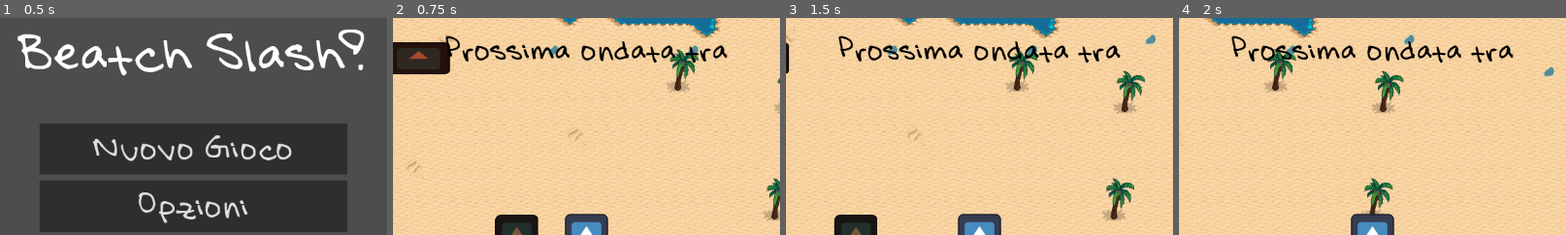
Above: before the commit, frames 1-4 (left to right).
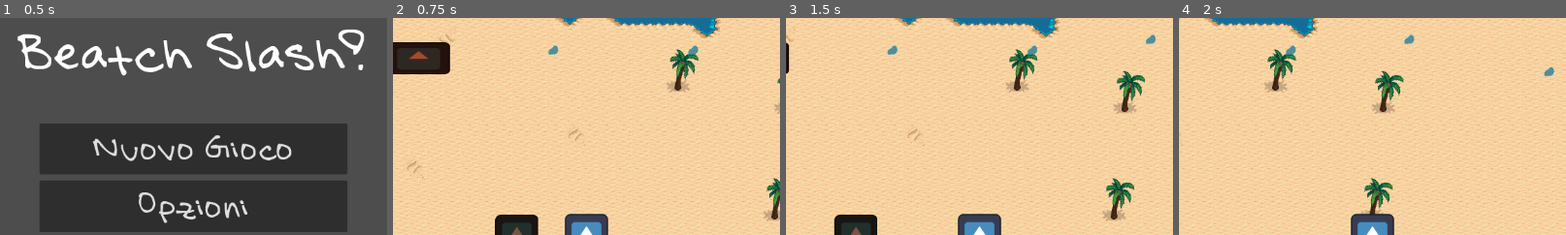
Above: after the commit, the same moments.

Repository: xMarcoMax/BeatchSlash
Game: Godot game, scene res://Scenes/main_menu.tscn
Same seed, same stepped clock (60 frames per second), same inputs: the game is played once before the commit and once after it. The engine's default icon, where the game draws it, is replaced by a stand-in: a white triangle on a blue panel in a dark square.
Inputs (mouse positions are % of the whole screen's width and height, from its top left):
- Up to frame 1 (0.5 s): no input
- Up to frame 2 (0.75 s): click "Nuovo Gioco" at 0.5 s
- Up to frame 3 (1.5 s): tap Enter at 1.25 s; move the mouse to (72, 45) at 1.27 s; hold Right (ui_right) from 1.28 s (still down); hold Space (run) from 1.28 s (still down)
- Up to frame 4 (2 s): keep holding Right (ui_right); keep holding Space (run)
The pictures show only the part of the screen within x 25-75%, y 0-50%; the shares and areas given below are measured in that part.

Frame 1 is identical in both runs. In frame 2, 2.2% of the frame differs, in the area x 13-87%, y 8-21%; in frame 3, 2.2%; in frame 4, 2.2%.

Commit message:
Implementata funzionalità acquisto item, aggiunte icone per item ripristino salute e scudo, aggiunti segnali per acquisto item, stop movimento durante l'acquisto

Diff:
--- a/Characters/player.tscn
+++ b/Characters/player.tscn
@@ -1,37 +1,9 @@
-[gd_scene load_steps=9 format=3 uid="uid://bwccdi1diecof"]
+[gd_scene load_steps=3 format=3 uid="uid://bwccdi1diecof"]
 
 [ext_resource type="Texture2D" uid="uid://c67v2s8388bcm" path="res://Assets/icon.svg" id="1_87ve6"]
 
 [sub_resource type="RectangleShape2D" id="RectangleShape2D_faqlr"]
 size = Vector2(130, 129)
-
-[sub_resource type="Animation" id="Animation_i6o8t"]
-length = 0.001
-
-[sub_resource type="Animation" id="Animation_gi8aj"]
-resource_name = "attack_down"
-length = 0.1
-
-[sub_resource type="Animation" id="Animation_hp3pg"]
-resource_name = "attack_left"
-length = 0.1
-
-[sub_resource type="Animation" id="Animation_gya7r"]
-resource_name = "attack_right"
-length = 0.1
-
-[sub_resource type="Animation" id="Animation_rpry7"]
-resource_name = "attack_up"
-length = 0.1
-
-[sub_resource type="AnimationLibrary" id="AnimationLibrary_n8f0p"]
-_data = {
-&"RESET": SubResource("Animation_i6o8t"),
-&"attack_down": SubResource("Animation_gi8aj"),
-&"attack_left": SubResource("Animation_hp3pg"),
-&"attack_right": SubResource("Animation_gya7r"),
-&"attack_up": SubResource("Animation_rpry7")
-}
 
 [node name="Player" type="CharacterBody2D" groups=["player"]]
 metadata/_edit_group_ = true
@@ -48,6 +20,3 @@
 target_position = Vector2(50, 0)
 
 [node name="AnimationPlayer" type="AnimationPlayer" parent="."]
-libraries = {
-&"": SubResource("AnimationLibrary_n8f0p")
-}
--- a/Objects/Items/Beach/Player/damage_item.tscn
+++ b/Objects/Items/Beach/Player/damage_item.tscn
@@ -1,6 +1,7 @@
-[gd_scene load_steps=4 format=3 uid="uid://7kmrd3b7a5qy"]
+[gd_scene load_steps=5 format=3 uid="uid://7kmrd3b7a5qy"]
 
 [ext_resource type="FontFile" uid="uid://ca1jm1oqv16by" path="res://Assets/Fonts/Summer.ttf" id="1_qxypa"]
+[ext_resource type="Script" uid="uid://bxpfqft50fuhb" path="res://Scripts/Items/damage_item.gd" id="1_t1f07"]
 [ext_resource type="Texture2D" uid="uid://c67v2s8388bcm" path="res://Assets/icon.svg" id="2_obqvu"]
 
 [sub_resource type="StyleBoxFlat" id="StyleBoxFlat_w18mc"]
@@ -15,6 +16,7 @@
 offset_right = 174.0
 offset_bottom = 159.0
 theme_override_styles/panel = SubResource("StyleBoxFlat_w18mc")
+script = ExtResource("1_t1f07")
 
 [node name="VBoxContainer" type="VBoxContainer" parent="."]
 layout_mode = 2
--- a/Objects/Items/Beach/Player/large_health.tscn
+++ b/Objects/Items/Beach/Target/large_health.tscn
@@ -1,7 +1,8 @@
-[gd_scene load_steps=4 format=3 uid="uid://dtf2l1icx15yo"]
+[gd_scene load_steps=5 format=3 uid="uid://dtf2l1icx15yo"]
 
 [ext_resource type="FontFile" uid="uid://ca1jm1oqv16by" path="res://Assets/Fonts/Summer.ttf" id="1_2e071"]
-[ext_resource type="Texture2D" uid="uid://c67v2s8388bcm" path="res://Assets/icon.svg" id="2_shs6i"]
+[ext_resource type="Script" uid="uid://c0t86wd7u54m2" path="res://Scripts/Items/large_health.gd" id="1_xsspl"]
+[ext_resource type="Texture2D" uid="uid://cqamag4sx454t" path="res://Assets/Sprites/strawberry_milkshake.png" id="3_tddom"]
 
 [sub_resource type="StyleBoxFlat" id="StyleBoxFlat_bejo0"]
 bg_color = Color(0.6, 0.6, 0.6, 0)
@@ -14,6 +15,7 @@
 offset_right = 195.0
 offset_bottom = 162.0
 theme_override_styles/panel = SubResource("StyleBoxFlat_bejo0")
+script = ExtResource("1_xsspl")
 
 [node name="VBoxContainer" type="VBoxContainer" parent="."]
 layout_mode = 2
@@ -28,5 +30,5 @@
 layout_mode = 2
 tooltip_text = "La fragola è il vero frutto dell'amor, con i suoi colori e il suo sapore irresistibile!
 Ripristina il 100% della fedeltà del tuo partner"
-texture_normal = ExtResource("2_shs6i")
+texture_normal = ExtResource("3_tddom")
 stretch_mode = 3
--- a/Objects/Items/Beach/Player/large_shield.tscn
+++ b/Objects/Items/Beach/Target/large_shield.tscn
@@ -1,7 +1,8 @@
-[gd_scene load_steps=4 format=3 uid="uid://md6w60u6kf0h"]
+[gd_scene load_steps=5 format=3 uid="uid://md6w60u6kf0h"]
 
+[ext_resource type="Script" uid="uid://bx6t8ufycjq6h" path="res://Scripts/Items/large_shield.gd" id="1_2fmu7"]
 [ext_resource type="FontFile" uid="uid://ca1jm1oqv16by" path="res://Assets/Fonts/Summer.ttf" id="1_gb8hj"]
-[ext_resource type="Texture2D" uid="uid://c67v2s8388bcm" path="res://Assets/icon.svg" id="2_p3twc"]
+[ext_resource type="Texture2D" uid="uid://cls01oy312k60" path="res://Assets/Sprites/berry_smoothie.png" id="3_ci4ol"]
 
 [sub_resource type="StyleBoxFlat" id="StyleBoxFlat_h13pn"]
 bg_color = Color(0.6, 0.6, 0.6, 0)
@@ -15,6 +16,7 @@
 offset_right = 229.0
 offset_bottom = 160.0
 theme_override_styles/panel = SubResource("StyleBoxFlat_h13pn")
+script = ExtResource("1_2fmu7")
 
 [node name="VBoxContainer" type="VBoxContainer" parent="."]
 layout_mode = 2
@@ -29,5 +31,5 @@
 layout_mode = 2
 tooltip_text = "Un mix di frutta che soddisfa i bisogni di tutti!
 Ripristina il 100% della moralità del tuo partner"
-texture_normal = ExtResource("2_p3twc")
+texture_normal = ExtResource("3_ci4ol")
 stretch_mode = 3
--- a/Objects/Items/Beach/Player/little_health.tscn
+++ b/Objects/Items/Beach/Target/little_health.tscn
@@ -1,7 +1,8 @@
-[gd_scene load_steps=4 format=3 uid="uid://cuntcmt4km2xr"]
+[gd_scene load_steps=5 format=3 uid="uid://cuntcmt4km2xr"]
 
+[ext_resource type="Script" uid="uid://di486j5odblb1" path="res://Scripts/Items/little_health.gd" id="1_8y3ss"]
 [ext_resource type="FontFile" uid="uid://ca1jm1oqv16by" path="res://Assets/Fonts/Summer.ttf" id="1_qddto"]
-[ext_resource type="Texture2D" uid="uid://c67v2s8388bcm" path="res://Assets/icon.svg" id="2_re8tj"]
+[ext_resource type="Texture2D" uid="uid://da1lao3ugk1ue" path="res://Assets/Sprites/mint_candies.png" id="3_ajmob"]
 
 [sub_resource type="StyleBoxFlat" id="StyleBoxFlat_fbmat"]
 bg_color = Color(0.6, 0.6, 0.6, 0)
@@ -15,6 +16,7 @@
 offset_right = 185.0
 offset_bottom = 161.0
 theme_override_styles/panel = SubResource("StyleBoxFlat_fbmat")
+script = ExtResource("1_8y3ss")
 
 [node name="VBoxContainer" type="VBoxContainer" parent="."]
 layout_mode = 2
@@ -29,5 +31,5 @@
 layout_mode = 2
 tooltip_text = "La freschezza della menta allontana dalla testa i pensieri sconci!
 Ripristina il 25% della fedeltà del tuo partner"
-texture_normal = ExtResource("2_re8tj")
+texture_normal = ExtResource("3_ajmob")
 stretch_mode = 3
--- a/Objects/Items/Beach/Player/little_shield.tscn
+++ b/Objects/Items/Beach/Target/little_shield.tscn
@@ -1,7 +1,8 @@
-[gd_scene load_steps=4 format=3 uid="uid://c6yw3dncpe1sk"]
+[gd_scene load_steps=5 format=3 uid="uid://c6yw3dncpe1sk"]
 
 [ext_resource type="FontFile" uid="uid://ca1jm1oqv16by" path="res://Assets/Fonts/Summer.ttf" id="1_eaugr"]
-[ext_resource type="Texture2D" uid="uid://c67v2s8388bcm" path="res://Assets/icon.svg" id="2_pt4yd"]
+[ext_resource type="Script" uid="uid://qmuwg7r43i1l" path="res://Scripts/Items/little_shield.gd" id="1_qif5c"]
+[ext_resource type="Texture2D" uid="uid://cccit0kbq1jh4" path="res://Assets/Sprites/tonic_water.png" id="3_0gtca"]
 
 [sub_resource type="StyleBoxFlat" id="StyleBoxFlat_4rfbx"]
 bg_color = Color(0.6, 0.6, 0.6, 0)
@@ -15,6 +16,7 @@
 offset_right = 132.0
 offset_bottom = 160.0
 theme_override_styles/panel = SubResource("StyleBoxFlat_4rfbx")
+script = ExtResource("1_qif5c")
 
 [node name="VBoxContainer" type="VBoxContainer" parent="."]
 layout_mode = 2
@@ -29,5 +31,5 @@
 layout_mode = 2
 tooltip_text = "L'idratazione è essenziale per non perdere la testa!
 Ripristina il 25% della moralità del tuo partner"
-texture_normal = ExtResource("2_pt4yd")
+texture_normal = ExtResource("3_0gtca")
 stretch_mode = 3
--- a/Objects/Items/Beach/Player/medium_health.tscn
+++ b/Objects/Items/Beach/Target/medium_health.tscn
@@ -1,7 +1,8 @@
-[gd_scene load_steps=4 format=3 uid="uid://ddw5sb0w0y0tp"]
+[gd_scene load_steps=5 format=3 uid="uid://ddw5sb0w0y0tp"]
 
 [ext_resource type="FontFile" uid="uid://ca1jm1oqv16by" path="res://Assets/Fonts/Summer.ttf" id="1_048bn"]
-[ext_resource type="Texture2D" uid="uid://c67v2s8388bcm" path="res://Assets/icon.svg" id="2_w0hup"]
+[ext_resource type="Script" uid="uid://bhoghn7n8c7wn" path="res://Scripts/Items/medium_health.gd" id="1_rno3y"]
+[ext_resource type="Texture2D" uid="uid://c3yfikx4meoj5" path="res://Assets/Sprites/rosemary_chips.png" id="3_3ichk"]
 
 [sub_resource type="StyleBoxFlat" id="StyleBoxFlat_bdvcf"]
 bg_color = Color(0.6, 0.6, 0.6, 0)
@@ -15,6 +16,7 @@
 offset_right = 199.0
 offset_bottom = 163.0
 theme_override_styles/panel = SubResource("StyleBoxFlat_bdvcf")
+script = ExtResource("1_rno3y")
 
 [node name="VBoxContainer" type="VBoxContainer" parent="."]
 layout_mode = 2
@@ -29,5 +31,5 @@
 layout_mode = 2
 tooltip_text = "L'aroma delle erbe fa riaffiorare i ricordi anche a chi soffre d'amnesia!
 Ripristina il 50% della fedeltà del tuo partner"
-texture_normal = ExtResource("2_w0hup")
+texture_normal = ExtResource("3_3ichk")
 stretch_mode = 3
--- a/Objects/Items/Beach/Player/medium_shield.tscn
+++ b/Objects/Items/Beach/Target/medium_shield.tscn
@@ -1,7 +1,8 @@
-[gd_scene load_steps=4 format=3 uid="uid://dvt7bvulaw7gy"]
+[gd_scene load_steps=5 format=3 uid="uid://dvt7bvulaw7gy"]
 
+[ext_resource type="Script" uid="uid://dycnhxjc5x3e5" path="res://Scripts/Items/medium_shield.gd" id="1_rjij4"]
 [ext_resource type="FontFile" uid="uid://ca1jm1oqv16by" path="res://Assets/Fonts/Summer.ttf" id="1_wnnn7"]
-[ext_resource type="Texture2D" uid="uid://c67v2s8388bcm" path="res://Assets/icon.svg" id="2_i4vxn"]
+[ext_resource type="Texture2D" uid="uid://c1h2453w8hd6l" path="res://Assets/Sprites/lemon_granita.png" id="3_ro67t"]
 
 [sub_resource type="StyleBoxFlat" id="StyleBoxFlat_r114p"]
 bg_color = Color(0.6, 0.6, 0.6, 0)
@@ -15,6 +16,7 @@
 offset_right = 161.0
 offset_bottom = 159.0
 theme_override_styles/panel = SubResource("StyleBoxFlat_r114p")
+script = ExtResource("1_rjij4")
 
 [node name="VBoxContainer" type="VBoxContainer" parent="."]
 layout_mode = 2
@@ -29,5 +31,5 @@
 layout_mode = 2
 tooltip_text = "Una soluzione rinfrescante per calmare i bollenti spiriti!
 Ripristina il 50% della moralità del tuo partner"
-texture_normal = ExtResource("2_i4vxn")
+texture_normal = ExtResource("3_ro67t")
 stretch_mode = 3
--- a/Scenes/level.tscn
+++ b/Scenes/level.tscn
@@ -588,6 +588,7 @@
 [node name="HUD" parent="UI" instance=ExtResource("2_c5jan")]
 
 [node name="NextWave" type="Label" parent="UI/HUD"]
+visible = false
 anchors_preset = 5
 anchor_left = 0.5
 anchor_right = 0.5
@@ -678,7 +679,7 @@
 script = ExtResource("13_crh0w")
 
 [node name="NextWaveTimer" type="Timer" parent="."]
-wait_time = 20.0
+wait_time = 5.0
 one_shot = true
 
 [connection signal="timeout" from="NextWaveTimer" to="." method="_on_next_wave_timer_timeout"]
--- /dev/null
+++ b/Scripts/Autoload/Global.gd
@@ -0,0 +1,4 @@
+extends Node
+
+var is_in_purchase
+var purchase_just_closed
--- a/Scripts/Autoload/SignalManager.gd
+++ b/Scripts/Autoload/SignalManager.gd
@@ -3,9 +3,10 @@
 #Segnali del target
 signal enemy_attacking(enemy)
 
-#Segnali del nemico
+#Segnali del nemico e del player
 signal defeated
 signal attack_target
+signal item_purchased(data)
 
 #Segnali per l'hud
 signal update_health_shield(health, shield)
--- /dev/null
+++ b/Scripts/Items/damage_item.gd
@@ -0,0 +1,14 @@
+extends PanelContainer
+
+@export var bonus = 0.2
+@export var order = 0
+@export var category = "Player"
+@export var sub_category = "Damage"
+
+func get_data():
+	return {
+		"order": order,
+		"bonus": bonus,
+		"category": category,
+		"sub_category": sub_category
+	}
--- /dev/null
+++ b/Scripts/Items/large_health.gd
@@ -0,0 +1,14 @@
+extends PanelContainer
+
+@export var bonus = 1
+@export var order = 2
+@export var category = "Target"
+@export var sub_category = "Health"
+
+func get_data():
+	return {
+		"order": order,
+		"bonus": bonus,
+		"category": category,
+		"sub_category": sub_category
+	}
--- /dev/null
+++ b/Scripts/Items/large_shield.gd
@@ -0,0 +1,14 @@
+extends PanelContainer
+
+@export var bonus = 1
+@export var order = 2
+@export var category = "Target"
+@export var sub_category = "Shield"
+
+func get_data():
+	return {
+		"order": order,
+		"bonus": bonus,
+		"category": category,
+		"sub_category": sub_category
+	}
--- /dev/null
+++ b/Scripts/Items/little_health.gd
@@ -0,0 +1,14 @@
+extends PanelContainer
+
+@export var bonus = 0.25
+@export var order = 0
+@export var category = "Target"
+@export var sub_category = "Health"
+
+func get_data():
+	return {
+		"order": order,
+		"bonus": bonus,
+		"category": category,
+		"sub_category": sub_category
+	}
--- /dev/null
+++ b/Scripts/Items/little_shield.gd
@@ -0,0 +1,14 @@
+extends PanelContainer
+
+@export var bonus = 0.25
+@export var order = 0
+@export var category = "Target"
+@export var sub_category = "Shield"
+
+func get_data():
+	return {
+		"order": order,
+		"bonus": bonus,
+		"category": category,
+		"sub_category": sub_category
+	}
--- /dev/null
+++ b/Scripts/Items/medium_health.gd
@@ -0,0 +1,14 @@
+extends PanelContainer
+
+@export var bonus = 0.5
+@export var order = 1
+@export var category = "Target"
+@export var sub_category = "Health"
+
+func get_data():
+	return {
+		"order": order,
+		"bonus": bonus,
+		"category": category,
+		"sub_category": sub_category
+	}
--- /dev/null
+++ b/Scripts/Items/medium_shield.gd
@@ -0,0 +1,14 @@
+extends PanelContainer
+
+@export var bonus = 0.5
+@export var order = 1
+@export var category = "Target"
+@export var sub_category = "Shield"
+
+func get_data():
+	return {
+		"order": order,
+		"bonus": bonus,
+		"category": category,
+		"sub_category": sub_category
+	}
--- a/Scripts/boyfriend.gd
+++ b/Scripts/boyfriend.gd
@@ -8,8 +8,13 @@
 @onready var shape: CollisionShape2D = $CollisionShape2D
 
 var is_attacked = false
+var max_hp
+var max_shield
 
 func _ready():
+	max_hp = hp
+	max_shield = shield
+	SignalManager.item_purchased.connect(_apply_bonus)
 	area.body_entered.connect(_on_body_entered)
 
 func _on_body_entered(body):
@@ -32,7 +37,27 @@
 		hp -= damage
 	SignalManager.update_health_shield.emit(hp, shield)
 
+func _apply_bonus(data: Dictionary):
+	if(data["category"] == "Target"):
+		var added_value
+		if(data["sub_category"] == "Shield"):
+			added_value = max_shield * data["bonus"]
+			set_shield(added_value)
+		elif data["sub_category"] == "Health":
+			added_value = max_hp * data["bonus"]
+			set_hp(added_value)
+		SignalManager.update_health_shield.emit(hp, shield)
+
 func set_hp(value):
+	hp += value
+	if hp > max_hp:
+		hp = max_hp
+func set_shield(value):
+	shield += value
+	if shield > max_shield:
+		shield = max_shield
+
+func set_max_hp(value):
 	pass
-func set_shield(value):
+func set_max_shield(value):
 	pass
--- a/Scripts/level.gd
+++ b/Scripts/level.gd
@@ -58,6 +58,8 @@
 	hud.set_remain(remain)
 	spawn_number = total_enemies
 	defeated_level = 0
+	if Global.is_in_purchase:
+		Global.is_in_purchase = false
 
 func spawn_enemy():
 	if spawn_number > 0:
--- a/Scripts/pause_menu.gd
+++ b/Scripts/pause_menu.gd
@@ -2,7 +2,9 @@
 
 func _input(event):
 	if event.is_action_pressed("esc"):
-		_on_resume_pressed()
+		if !Global.purchase_just_closed:
+			_on_resume_pressed()
+		Global.purchase_just_closed = false
 
 func _on_back_menu_pressed():
 	get_tree().paused = false
--- a/Scripts/player.gd
+++ b/Scripts/player.gd
@@ -12,11 +12,15 @@
 var last_animation = "down"
 var is_attacking = false
 
+func _ready():
+	Global.is_in_purchase = false
+
 @warning_ignore("unused_parameter")
 func _physics_process(delta):
-	get_input()
-	update_animation()
-	move_and_slide()
+	if(!Global.is_in_purchase):
+		get_input()
+		update_animation()
+		move_and_slide()
 
 #Input events (shoot, attack, etc.)
 func _input(event):
--- a/Scripts/upgrades.gd
+++ b/Scripts/upgrades.gd
@@ -12,12 +12,17 @@
 func _ready():
 	area.body_entered.connect(_on_body_entered)
 	area.body_exited.connect(_on_body_exited)
+	Global.purchase_just_closed = false
 
 func _input(event):
 	if event.is_action_pressed("buy_upgrades") and !wave_timer.is_stopped():
+		Global.is_in_purchase = true
+		Global.purchase_just_closed = false
 		purchase.visible = true
 		SignalManager.purchase_item.emit()
-	elif event.is_action_pressed("esc"):
+	elif event.is_action_pressed("esc") and purchase.visible:
+		Global.is_in_purchase = false
+		Global.purchase_just_closed = true
 		purchase.visible = false
 
 func _process(delta):
--- a/Scripts/upgrades_purchase.gd
+++ b/Scripts/upgrades_purchase.gd
@@ -8,6 +8,7 @@
 var damage_item
 
 func _ready():
+	#Set segnale disponibilità ogni 5 ondate del bonus di aumento danni
 	SignalManager.wave_purchase_item.connect(damage_item_availability)
 	tab_container.set_tab_title(0, "Giocatore")
 	populate_tab("Player")
@@ -23,10 +24,22 @@
 		return
 	dir.list_dir_begin()
 	var file = dir.get_next()
+
+	#Recupero gli item, li ordino e poi li carico
+	var items = []
 	while file != "":
 		var item = load(path+"/"+file).instantiate()
 		if file == "damage_item.tscn":
 			damage_item = item
+		items.append(item)
+
+		file = dir.get_next()
+	dir.list_dir_end()
+	items.sort_custom(func(a, b): return a.order < b.order)
+	add_items(items, type)
+
+func add_items(items: Array, type: String):
+	for item in items:
 		var image = item.get_node("VBoxContainer").get_node("Image")
 		image.pressed.connect(_purchase_item)
 		match type:
@@ -36,15 +49,19 @@
 				target_upgrades.add_child(item)
 			"Bonus":
 				bonus_upgrades.add_child(item)
-		file = dir.get_next()
-	dir.list_dir_end()
 
 func damage_item_availability(wave):
 	var d = player_upgrades.get_children().filter(func(item): return item == damage_item).get(0)
 	d.visible = (wave % 5) == 0
 
 func _on_button_pressed():
+	Global.is_in_purchase = false
+	Global.purchase_just_closed = true
 	visible = false
 
 func _purchase_item():
-	print("Item Acquistato")
+	var button = get_viewport().gui_get_focus_owner()
+	var item = button.get_parent().get_parent()
+	var data = item.get_data()
+
+	SignalManager.item_purchased.emit(data)
--- a/project.godot
+++ b/project.godot
@@ -20,6 +20,7 @@
 Formulas="*res://Scripts/Autoload/Formulas.gd"
 SignalManager="*res://Scripts/Autoload/SignalManager.gd"
 MusicManager="*res://Scripts/Autoload/MusicManager.gd"
+Global="*res://Scripts/Autoload/Global.gd"
 
 [editor]
 
Binary file added: Assets/Sprites/berry.png
Not shown, added: Assets/Sprites/berry.png.import
Binary file added: Assets/Sprites/berry_smoothie.png
Not shown, added: Assets/Sprites/berry_smoothie.png.import
Binary file added: Assets/Sprites/char_a_p1_0bas_humn_v01.png
Not shown, added: Assets/Sprites/char_a_p1_0bas_humn_v01.png.import
Binary file added: Assets/Sprites/energy_bar.png
Not shown, added: Assets/Sprites/energy_bar.png.import
Binary file added: Assets/Sprites/lemon_granita.png
Not shown, added: Assets/Sprites/lemon_granita.png.import
Binary file added: Assets/Sprites/milkshake.png
Not shown, added: Assets/Sprites/milkshake.png.import
(and 16 more such lines)
